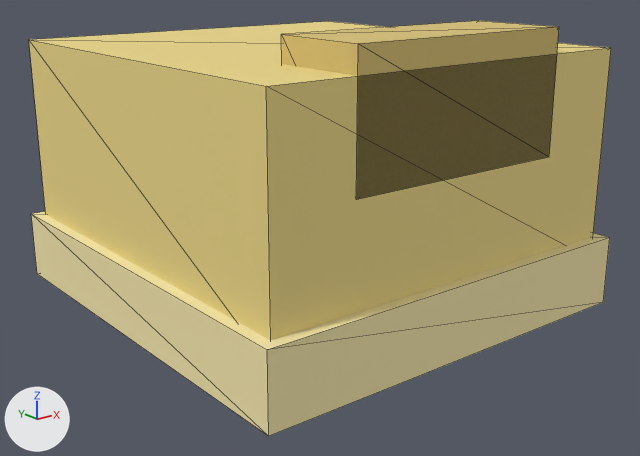
What one commit did to the glTF model models/items/gold_head/model.gltf.
One viewpoint serves both versions: a camera (50 mm lens) standing at (-0.467, -0.601, 0.245) and looking at (-0.003, -0.021, 0.013). The axes (+X, +Y, +Z) are drawn at lower left. The lights are the same throughout. The older version comes first. Mesh edges are drawn as thin lines. Vertices at exactly the same position are counted once.

Objects in the first picture: 'gold_head'.
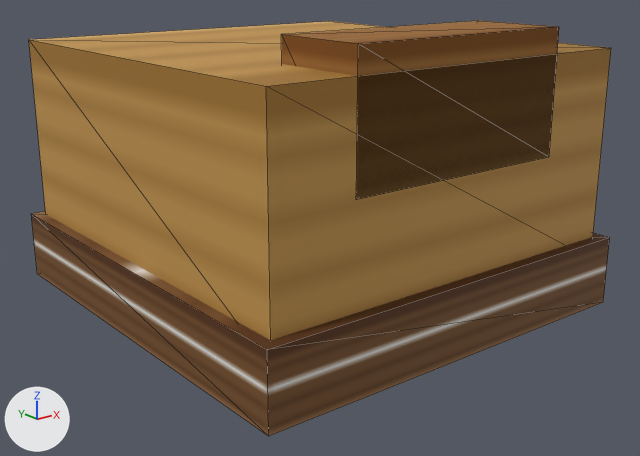
Diff of the bpy script that builds the scene:
```diff
--- a/models/items/gold_head/model.gltf.py
+++ b/models/items/gold_head/model.gltf.py
@@ img_diffuse_png @@
+img_diffuse_png = load_image('diffuse.png', '../bread/textures/diffuse.png', 64, 64, 'sRGB')
@@ mat_head @@
 mat_head = principled_material('head')
-mat_head.base_color = (0.863, 0.706, 0.251)  # yellow #efdb89
+mat_head.texture = img_diffuse_png
 mat_head.metallic = 0.05
@@ mat_edge @@
 mat_edge = principled_material('edge')
-mat_edge.base_color = (0.941, 0.824, 0.431)  # beige #f8eaaf
+mat_edge.texture = img_diffuse_png
 mat_edge.metallic = 0.05
@@ mat_accent @@
 mat_accent = principled_material('accent')
-mat_accent.base_color = (0.706, 0.549, 0.188)  # yellow #dbc478
+mat_accent.texture = img_diffuse_png
 mat_accent.metallic = 0.05
@@ me_gold_head @@
 me_gold_head.from_pydata(...)  # 32 vertices, 48 faces; spans x -0.18..0.18, y -0.19..0.19, z -0.05..0.19
 # used by ob_gold_head; location = (0.0, 0.0, 0.0)
+# me_gold_head part 1: texture (UV) coordinates of 48 of 48 faces, centred in x -0.18..0.18, y -0.19..0.19, z -0.05..0.19, changed; they spanned u 0.0..1.0, v 0.0..1.0 and now span u 0.02..0.98, v 0.52..0.98
 me_gold_head.materials.append(mat_head)
```

Pixel boxes [x1, y1, x2, y2] of what changed, in the pictures (640 x 456 px):
'gold_head', surface changed (yellow to brown): [29, 21, 611, 436] in both
